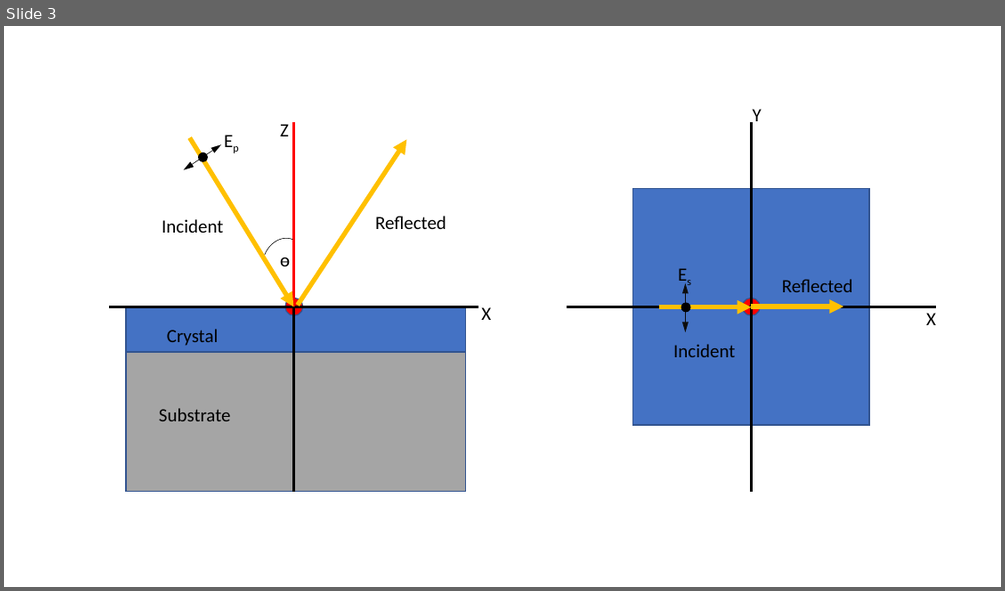
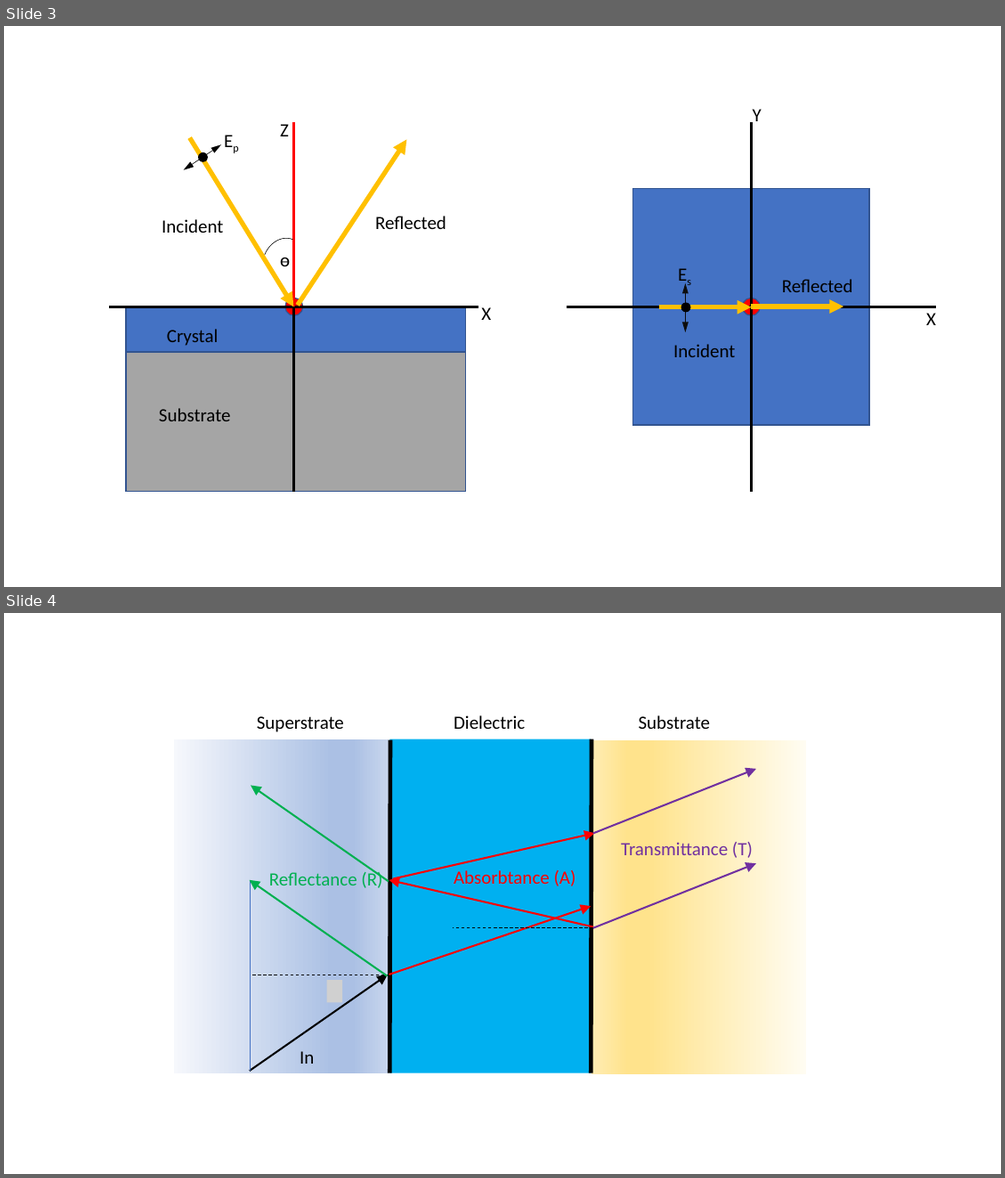
Before and after one commit to JohnKendrick/PDielec, a slide deck: Sphinx/SingleCrystalGeometry.pptx. Shown one above the other, each under a label of ours: slide 3 before the commit, slides 3 and 4 after it. The pictures are 1005x591 and 1005x1178 pixels, drawn with LibreOffice and Linux fonts; fonts in the diff are those of the drawing; grey boxes stand for pictures. Boxes give left, top, right and bottom in pixels: in the first picture for what was removed or moved away, otherwise in the second. Text is boxed around its words. In the diff, an @@ line names an element or a change of style, - is before the commit and + after.

```diff
--- a/Sphinx/SingleCrystalGeometry.pptx
+++ b/Sphinx/SingleCrystalGeometry.pptx
@@ slide 4 added at (4,613,1001,1174), background #FFFFFF @@
@@ text added at (257,716,344,732), 18 pt, text #000000 @@
+Superstrate
@@ text added at (453,715,525,729), 18 pt, text #000000 @@
+Dielectric
@@ text added at (639,715,711,729), 18 pt, text #000000 @@
+Substrate
@@ rectangle added at (174,739,388,1073), fill gradient #F6F8FC to #ABC0E4 to #C7D5ED @@
@@ rectangle added at (390,739,591,1073), fill #00B0F0 @@
@@ line added from (390, 740) to (390, 1073), #000000 4 pt @@
@@ rectangle added at (591,740,807,1074), fill gradient #FFFCF2 to #FFE38C to #FFECB2 @@
@@ line added from (591, 739) to (591, 1073), #000000 4 pt @@
@@ arrow added from (593, 834) to (756, 769), #7030A0 1.75 pt @@
@@ arrow added from (388, 882) to (251, 785), #00B050 1.75 pt @@
@@ arrow added from (393, 878) to (595, 833), #FF0000 1.75 pt @@
@@ text added at (621,842,752,858), 18 pt, text #7030A0 @@
+Transmittance (T)
@@ text added at (269,869,382,888), 18 pt, text #00B050 @@
+Reflectance (R)
@@ text added at (453,870,576,886), 18 pt, text #FF0000 @@
+Absorbtance (A)
@@ arrow added from (593, 928) to (756, 863), #7030A0 1.75 pt @@
@@ line added from (250, 880) to (250, 976), #4472C4 0.5 pt @@
@@ arrow added from (387, 976) to (250, 880), #00B050 1.75 pt @@
@@ arrow added from (389, 974) to (591, 906), #FF0000 1.75 pt @@
@@ arrow added from (593, 927) to (389, 880), #FF0000 1.75 pt @@
@@ line added from (593, 928) to (453, 928), #000000 0.75 pt dashed @@
@@ line added from (390, 975) to (250, 975), #000000 0.75 pt dashed @@
@@ arrow added from (250, 1070) to (388, 975), #000000 1.75 pt @@
@@ line added from (250, 975) to (250, 1070), #4472C4 0.5 pt @@
@@ picture added at (327,981,343,1003) @@
@@ text added at (299,1051,314,1063), 18 pt, text #000000 @@
+In
```
Also in this commit, not shown: 26 other files.
